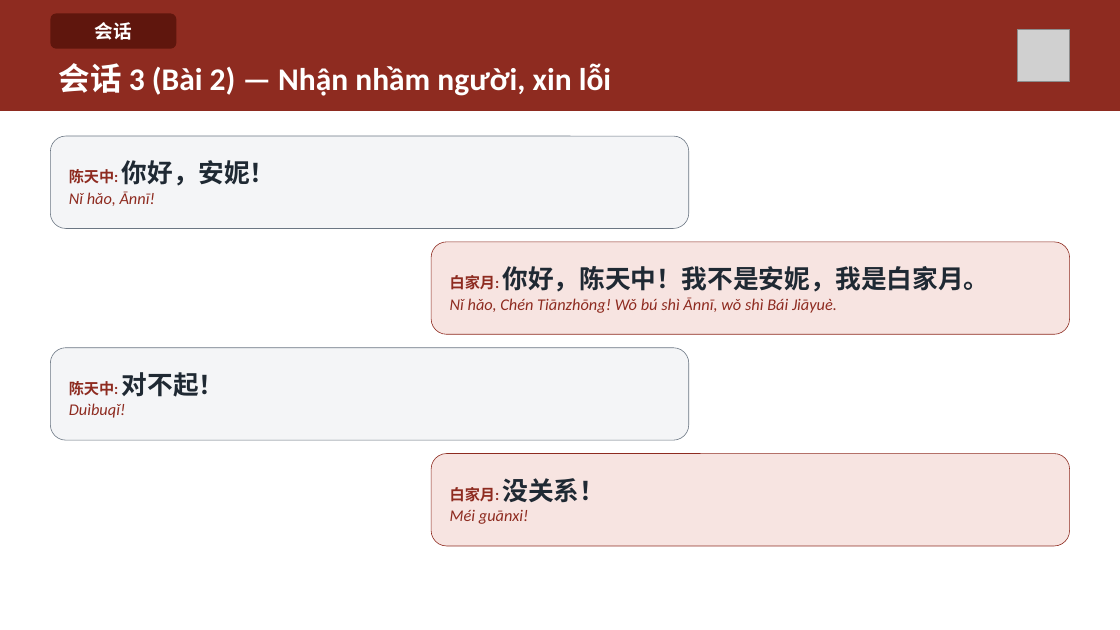
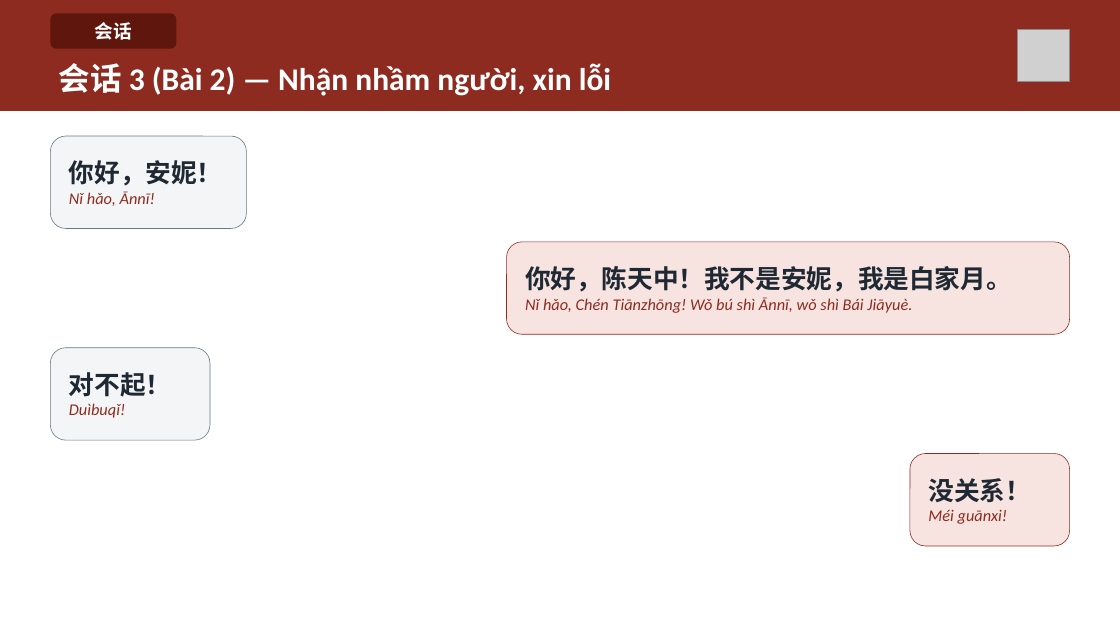
Before and after one commit to HuyenNguyen911/chinese-learning-os, a slide deck: slide 16 of output/hsk1/buoi02_chaohoi_lamquen/slide/Buoi-02-Chaohoi-Lamquen.pptx (slide 14 before the commit). Drawn at 1120x630 pixels with LibreOffice and Linux fonts; fonts in the diff are those of the drawing; grey boxes stand for pictures. Boxes give left, top, right and bottom in pixels: in the first picture for what was removed or moved away, otherwise in the second. Text is boxed around its words. In the diff, an @@ line names an element or a change of style, - is before the commit and + after.

```diff
--- a/output/hsk1/buoi02_chaohoi_lamquen/slide/Buoi-02-Chaohoi-Lamquen.pptx
+++ b/output/hsk1/buoi02_chaohoi_lamquen/slide/Buoi-02-Chaohoi-Lamquen.pptx
@@ rounded rectangle "你好，安妮！": place and size @@
-rounded rectangle "你好，安妮！" at box(50, 136, 689, 229)
+rounded rectangle "你好，安妮！" at box(50, 136, 246, 229)
@@ text in rounded rectangle at box(69, 160, 223, 186): text changed @@
-陈天中: 你好，安妮！
+你好，安妮！
@@ rounded rectangle "你好，陈天中！我不是安妮，我是白家月。": place and size @@
-rounded rectangle "你好，陈天中！我不是安妮，我是白家月。" at box(431, 242, 1070, 334)
+rounded rectangle "你好，陈天中！我不是安妮，我是白家月。" at box(507, 242, 1070, 334)
@@ text in rounded rectangle at box(525, 266, 1012, 292): text changed @@
-白家月: 你好，陈天中！我不是安妮，我是白家月。
+你好，陈天中！我不是安妮，我是白家月。
@@ rounded rectangle "对不起！": place and size @@
-rounded rectangle "对不起！" at box(50, 348, 689, 440)
+rounded rectangle "对不起！" at box(50, 348, 210, 440)
@@ text in rounded rectangle at box(69, 372, 172, 397): text changed; size 13 to 22 pt; text colour #8E2B20 to #1F2933 @@
-陈天中: 对不起！
+对不起！
@@ rounded rectangle "没关系！": place and size @@
-rounded rectangle "没关系！" at box(431, 454, 1070, 546)
+rounded rectangle "没关系！" at box(910, 454, 1070, 546)
@@ text in rounded rectangle at box(928, 478, 1031, 502): text changed; size 13 to 22 pt; text colour #8E2B20 to #1F2933 @@
-白家月: 没关系！
+没关系！
```
Also in this commit, not shown: 14 other slides changed, 4 slides added, 3 slides removed, 44 other files.
